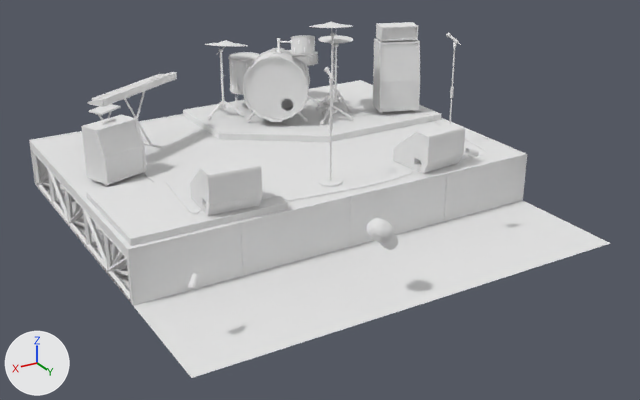
The OBJ model src/assets/scenes/Mlle-k/mademoisellek_base-scene.obj, before and after one commit.
Camera for both pictures: a camera (50 mm lens) standing at (480.0, 842.0, 431.0) and looking at (-3.0, 37.0, 28.0). Lighting does not change. The marker at lower left points along +X, +Y and +Z. Where no turn or scale is listed for an object, it has been applied to the vertices. Vertices at the same position are counted once.

Names of what the first picture shows: 'Mademoiselle_K.1'.
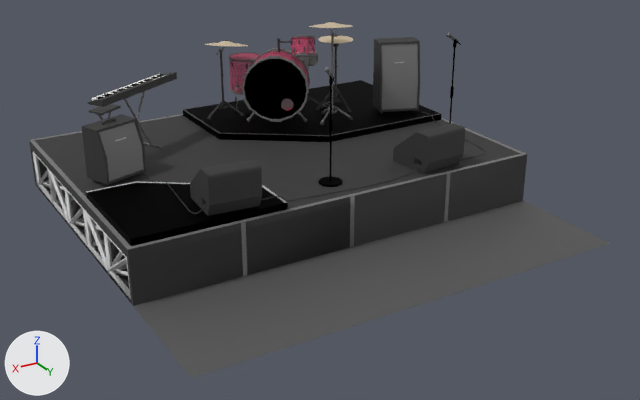
Diff of the bpy script that builds the scene:
```diff
--- a/src/assets/scenes/Mlle-k/mademoisellek_base-scene.obj.py
+++ b/src/assets/scenes/Mlle-k/mademoisellek_base-scene.obj.py
@@ mat_gris_fonce @@
 mat_gris_fonce = principled_material('gris_fonce')
-mat_gris_fonce.base_color = (0.8, 0.8, 0.8)  # white #e7e7e7
+mat_gris_fonce.base_color = (0.2, 0.2, 0.2)  # grey #7c7c7c
 mat_gris_fonce.roughness = 1.0
+mat_gris_fonce.metallic = 1.0
@@ mat_noir @@
 mat_noir = principled_material('noir')
-mat_noir.base_color = (0.8, 0.8, 0.8)  # white #e7e7e7
+mat_noir.base_color = (0.1, 0.1, 0.1)  # dark grey #595959
 mat_noir.roughness = 1.0
+mat_noir.metallic = 1.0
@@ mat_gris_clair @@
 mat_gris_clair = principled_material('gris_clair')
-mat_gris_clair.base_color = (0.8, 0.8, 0.8)  # white #e7e7e7
+mat_gris_clair.base_color = (0.33, 0.33, 0.33)  # grey #9b9b9b
 mat_gris_clair.roughness = 1.0
+mat_gris_clair.metallic = 1.0
@@ mat_metal_fonce @@
 mat_metal_fonce = principled_material('metal_fonce')
-mat_metal_fonce.base_color = (0.8, 0.8, 0.8)  # white #e7e7e7
+mat_metal_fonce.base_color = (0.264, 0.264, 0.264)  # grey #8c8c8c
 mat_metal_fonce.roughness = 1.0
@@ mat_metal_noir @@
 mat_metal_noir = principled_material('metal_noir')
-mat_metal_noir.base_color = (0.8, 0.8, 0.8)  # white #e7e7e7
+mat_metal_noir.base_color = (0.0, 0.0, 0.0)  # black #000000
 mat_metal_noir.roughness = 1.0
+mat_metal_noir.metallic = 1.0
@@ mat_betterie @@
 mat_betterie = principled_material('betterie')
-mat_betterie.base_color = (0.8, 0.8, 0.8)  # white #e7e7e7
+mat_betterie.base_color = (0.8, 0.112, 0.261)  # pink #e75e8c
 mat_betterie.roughness = 1.0
@@ me_mademoiselle_k_1 @@
-me_mademoiselle_k_1.from_pydata(...)  # 10390 vertices, 11665 faces; spans x -250.0..250.0, y -250.0..250.0, z 0.0..199.0
-me_mademoiselle_k_1.materials.append(mat_neon)  # white #e7e7e7
+me_mademoiselle_k_1.from_pydata(...)  # 8815 vertices, 9763 faces; spans x -250.0..250.0, y -250.0..250.0, z 0.0..199.0
+# me_mademoiselle_k_1 part 1: 30 loose pieces with 1569 vertices, spanning x -229.0..228.0, y -119.0..227.0, z 51.0..183.0, are deleted
+# me_mademoiselle_k_1 part 2
+# 10 vertices are removed from x -228.0..-176.0, y -120.0..-70.0, z 75.0..163.0
+# 95 faces are deleted
+# 4 vertices move within x -173.0..-99.0, y -188.0..-87.0, z 76.0..133.0
+# 4 vertices are added at (-226.0, -84.0, 93.0), (-227.0, -87.0, 143.0), (-177.0, -106.0, 143.0), (-176.0, -104.0, 93.0)
+# 14 new faces join them, mat_metal_fonce (grey #8c8c8c)
+# 9 new faces join them, mat_gris_clair (grey #9b9b9b)
+# 46 new faces join them, mat_noir (dark grey #595959)
+# 9 new faces join them, mat_metal_noir (black #000000)
+# 14 new faces join them, mat_gris_fonce (grey #7c7c7c)
+# 6 new faces join them, mat_betterie (pink #e75e8c)
+# me_mademoiselle_k_1 part 3: 119 faces spanning x -245.0..147.0, y -245.0..79.0, z 68.0..110.0 switch from mat_metal_clair (white #e7e7e7) to mat_noir (dark grey #595959)
+# me_mademoiselle_k_1 part 4: 194 faces spanning x -160.0..162.0, y 40.0..107.0, z 61.0..114.0 switch from mat_gris_fonce (white #e7e7e7) to mat_noir (dark grey #595959)
+# me_mademoiselle_k_1 part 5: 444 faces spanning x -229.0..189.0, y -88.0..98.0, z 60.0..77.0 switch from mat_gris_clair (white #e7e7e7) to mat_noir (dark grey #595959)
+# me_mademoiselle_k_1 part 6: 2024 faces spanning x -154.0..204.0, y -239.0..59.0, z 69.0..186.0 switch from mat_default (white #ffffff) to mat_noir (dark grey #595959)
+# me_mademoiselle_k_1 part 7: 160 faces spanning x -191.0..-80.0, y -190.0..38.0, z 125.0..188.0 switch from mat_metal_noir (white #e7e7e7) to mat_metal_fonce (grey #8c8c8c)
+# me_mademoiselle_k_1 part 8: 18 faces spanning x -90.0..-24.0, y -180.0..-137.0, z 76.0..154.0 switch from mat_transparent (white #e7e7e7) to mat_gris_clair (grey #9b9b9b)
 me_mademoiselle_k_1.materials.append(mat_rouge)
```

Pixel boxes (x1, y1, x2, y2) of what changed, in the pictures (640 x 400 px; the box of a moved part takes in the faces that stretch with it):
'Mademoiselle_K.1', recoloured, surface changed, reshaped (white to grey): (29, 21, 610, 378) in both
part 1 of me_mademoiselle_k_1, deleted: before (188, 22, 479, 290)
part 2 of me_mademoiselle_k_1, moved or reshaped: before (31, 38, 523, 249); after (31, 37, 523, 249)
part 3 of me_mademoiselle_k_1, recoloured (white to black): (184, 110, 440, 136) in both
part 4 of me_mademoiselle_k_1, recoloured (white to black): (190, 123, 465, 216) in both
part 5 of me_mademoiselle_k_1, recoloured (white to black): (144, 110, 487, 214) in both
part 6 of me_mademoiselle_k_1, recoloured (grey to black): (209, 35, 350, 116) in both
part 7 of me_mademoiselle_k_1, recoloured: (300, 51, 318, 65) in both
part 8 of me_mademoiselle_k_1, recoloured: (281, 99, 293, 109) in both
